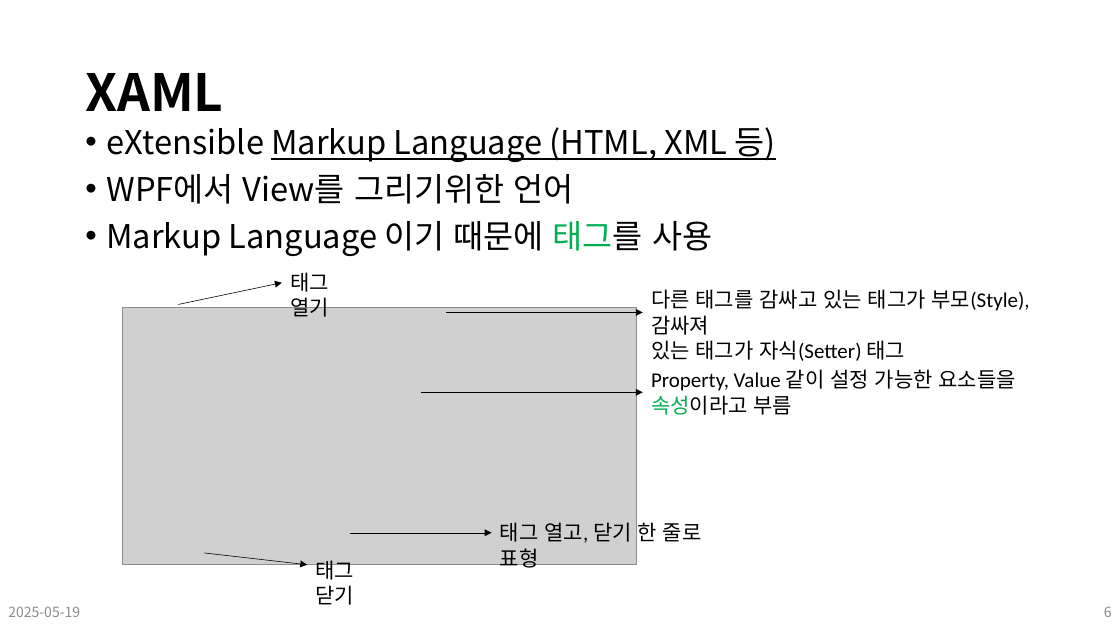
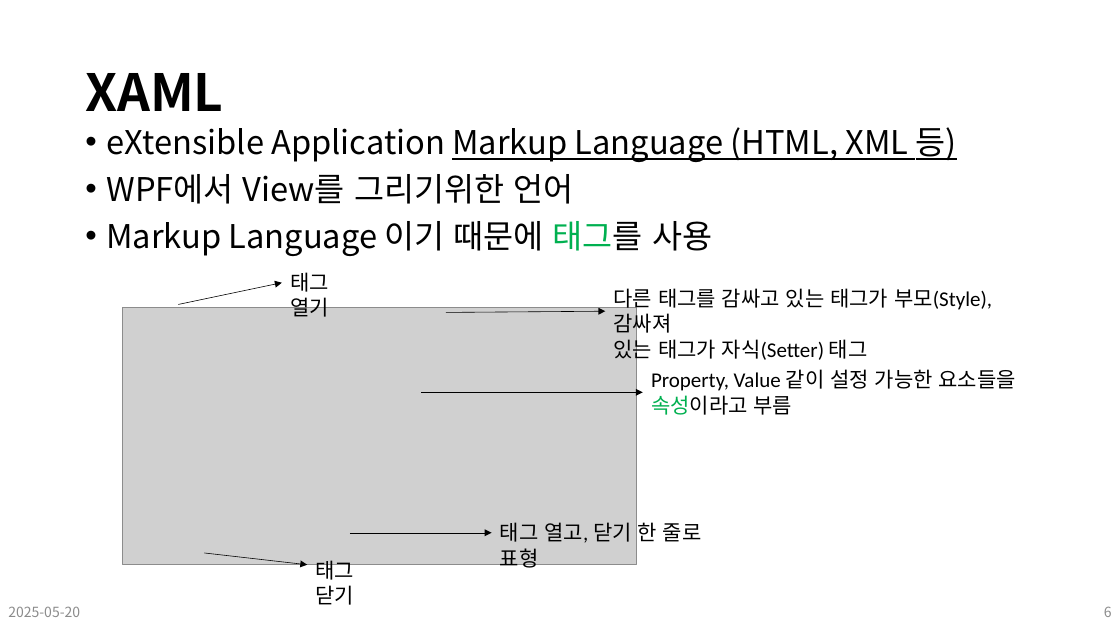
Before and after one commit to Leader-Lesson/KDT_SF_Short_5th, a slide deck: slide 6 of material/17_CSharp_WPF (기초, 기본 도구상자).pptx. Drawn at 1120x630 pixels with LibreOffice and Linux fonts; fonts in the diff are those of the drawing; grey boxes stand for pictures; background and template pictures are left out. Boxes give left, top, right and bottom in pixels: in the first picture for what was removed or moved away, otherwise in the second. Text is boxed around its words. In the diff, an @@ line names an element or a change of style, - is before the commit and + after.

```diff
--- a/material/17_CSharp_WPF (기초, 기본 도구상자).pptx
+++ b/material/17_CSharp_WPF (기초, 기본 도구상자).pptx
@@ text at (106,127,957,162): text changed @@
-• eXtensible Markup Language (HTML, XML 등)
+• eXtensible Application Markup Language (HTML, XML 등)
@@ text "다른 태그를 감싸고 있는 태그가 ...": place and size @@
-text "다른 태그를 감싸고 있는 태그가 ..." at (651,289,1030,361)
+text "다른 태그를 감싸고 있는 태그가 ..." at (614,288,992,362)
@@ arrow moved from (446, 313) - (643, 313) to (446, 313) - (606, 312) @@
@@ text at (8,606,80,617): text changed @@
-2025-05-19
+2025-05-20
```
Also in this commit, not shown: 7 other slides changed, 20 other files.
